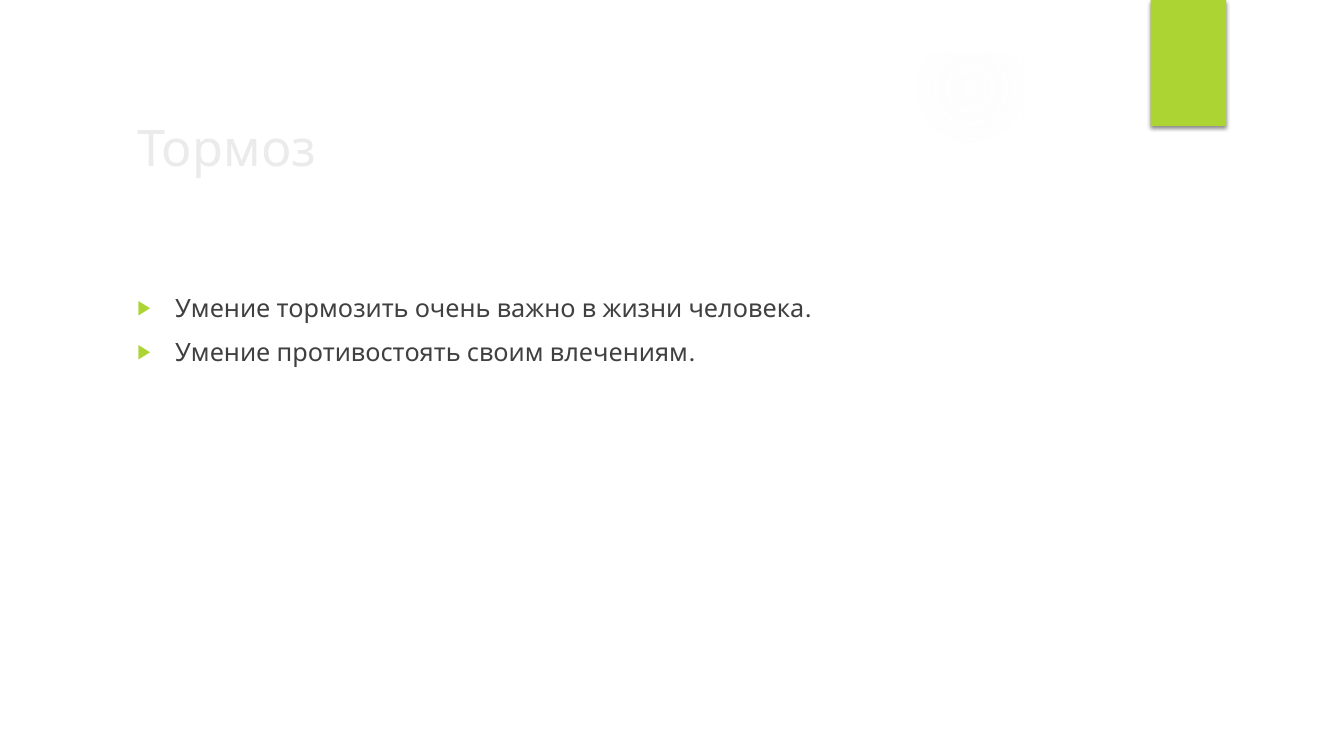
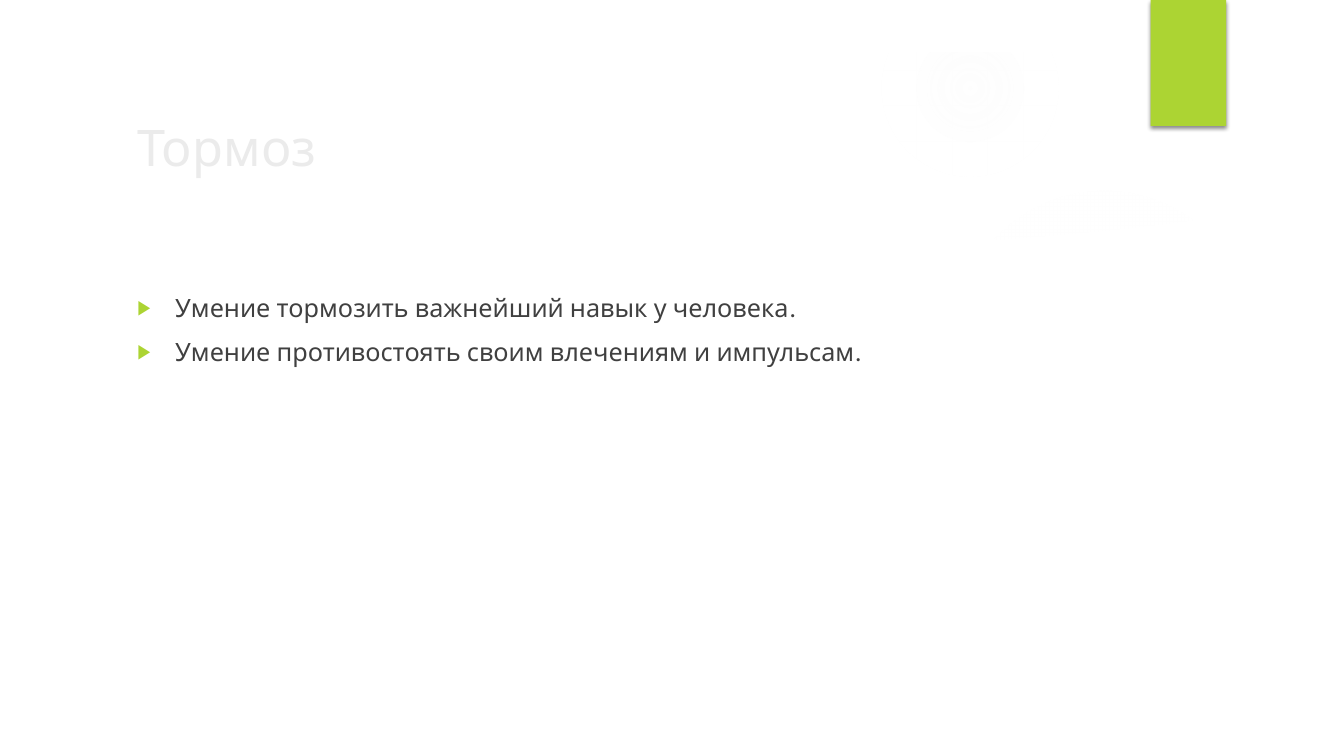
Before and after one commit to VladimirMakarevich/presentations, a slide deck: slide 11 of softskills/willpower/willpower.pptx (slide 12 before the commit). Drawn at 1344x756 pixels with LibreOffice and Linux fonts; fonts in the diff are those of the drawing; background and template pictures are left out. Boxes give left, top, right and bottom in pixels: in the first picture for what was removed or moved away, otherwise in the second. Text is boxed around its words. In the diff, an @@ line names an element or a change of style, - is before the commit and + after.

```diff
--- a/softskills/willpower/willpower.pptx
+++ b/softskills/willpower/willpower.pptx
@@ text at (175,298,855,367): text changed @@
-▶ Умение тормозить очень важно в жизни человека.
-▶ Умение противостоять своим влечениям.
+▶ Умение тормозить важнейший навык у человека.
+▶ Умение противостоять своим влечениям и импульсам.
```
Also in this commit, not shown: 4 other slides changed, 9 slides added, 1 slide removed.
